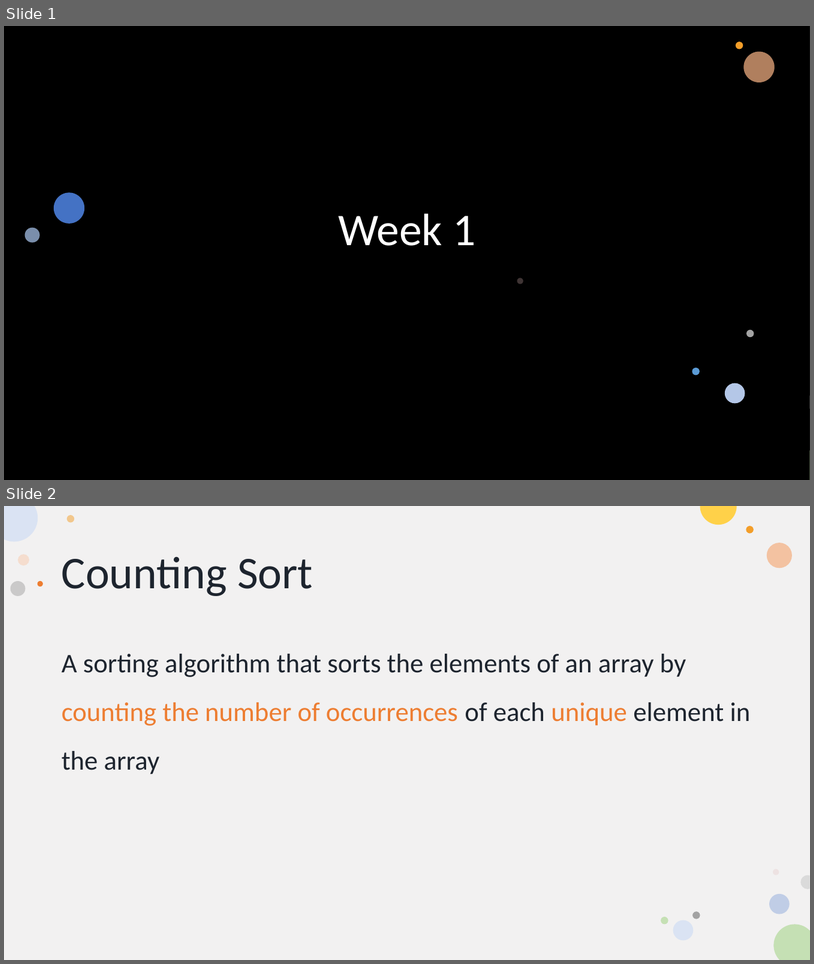
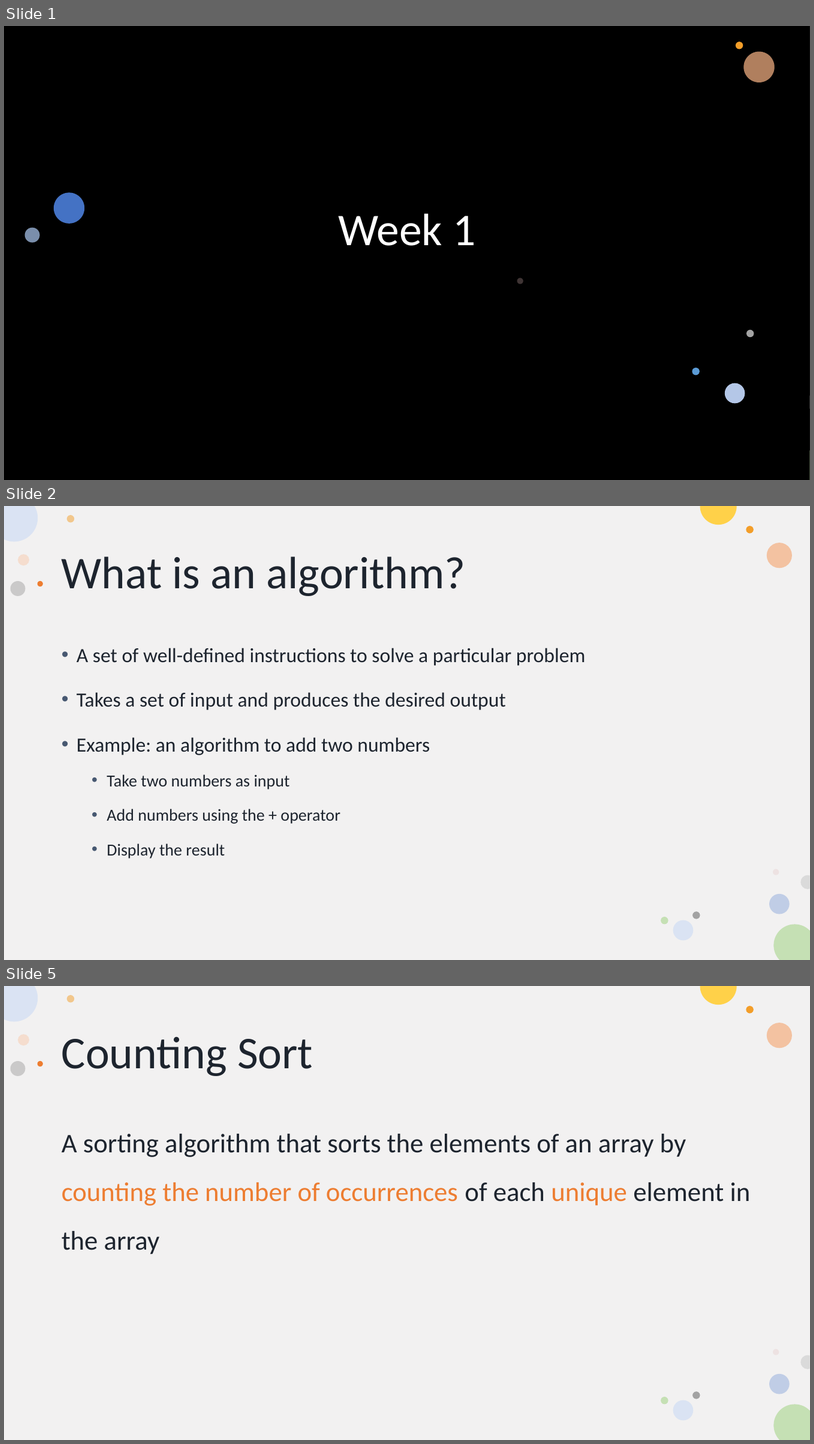
Before and after one commit to KarinaSang/Teaching, a slide deck: CCC_Senior/Week1/CountingSort.pptx. Shown one above the other, each under a label of ours: slides 1 and 2 before the commit, slides 1, 2 and 5 after it; the slides between them are not shown. The pictures are 814x964 and 814x1444 pixels, drawn with LibreOffice and Linux fonts; fonts in the diff are those of the drawing; background and template pictures are left out; a plain dark background stands for a picture behind light text. Boxes give left, top, right and bottom in pixels: in the first picture for what was removed or moved away, otherwise in the second. Text is boxed around its words. In the diff, an @@ line names an element or a change of style, - is before the commit and + after.

```diff
--- a/CCC_Senior/Week1/CountingSort.pptx
+++ b/CCC_Senior/Week1/CountingSort.pptx
@@ slide 2 added at [4, 506, 810, 960], background #FFFFFF; not listed: 16 template elements that a slide beside it also shows @@
@@ title added at [62, 556, 465, 596], 54 pt, text #1D242E @@
+What is an algorithm?
@@ text added at [77, 648, 585, 858], 24 pt, text #1D242E @@
+• A set of well-defined instructions to solve a particular problem
+• Takes a set of input and produces the desired output
+• Example: an algorithm to add two numbers
+  • Take two numbers as input
+  • Add numbers using the + operator
+  • Display the result
@@ what was slide 2 is now slide 5 @@
```
Also in this commit, not shown: 2 other slides added, 25 other files.
